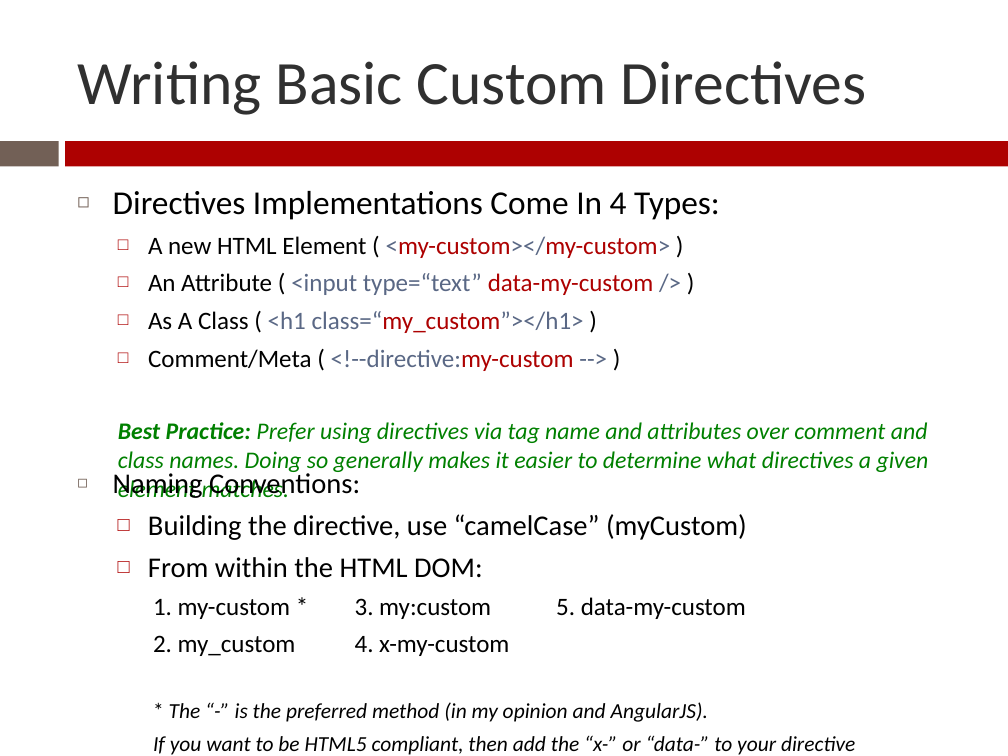
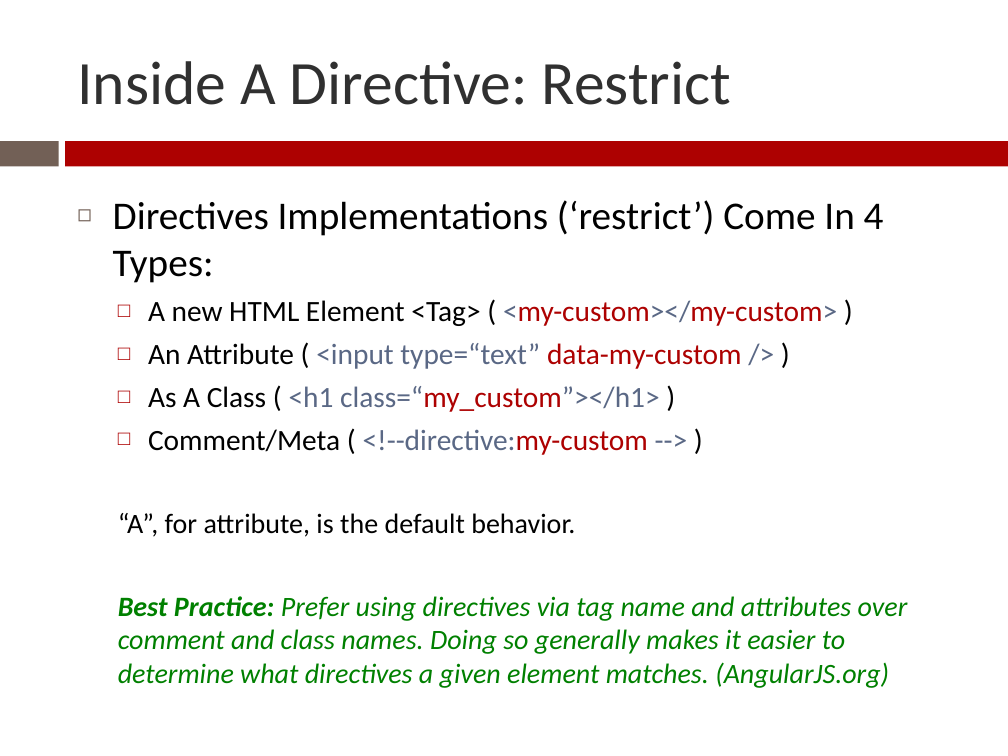
Before and after one commit to Zenitram-Oriaj/AngularJS_Directives, a slide deck: slide 11 of presentation/ajs_dir_presentation.pptx (slide 6 before the commit). Drawn at 1008x756 pixels with LibreOffice and Linux fonts; fonts in the diff are those of the drawing. Boxes give left, top, right and bottom in pixels: in the first picture for what was removed or moved away, otherwise in the second. Text is boxed around its words. In the diff, an @@ line names an element or a change of style, - is before the commit and + after.

```diff
--- a/presentation/ajs_dir_presentation.pptx
+++ b/presentation/ajs_dir_presentation.pptx
@@ title at box(77, 61, 731, 105): text changed @@
-Writing Basic Custom Directives
+Inside A Directive: Restrict
@@ text "Directives Implementations (‘restrict’) Come In ...": place and size @@
-text "Directives Implementations (‘restrict’) Come In ..." at box(113, 191, 929, 475)
+text "Directives Implementations (‘restrict’) Come In ..." at box(113, 200, 908, 688)
@@ text at box(113, 200, 884, 326): text changed; size 17.9 to 28 pt @@
-◻ Directives Implementations Come In 4 Types:
-  □ A new HTML Element ( <my-custom></my-custom> )
+◻ Directives Implementations (‘restrict’) Come In 4 Types:
+  □ A new HTML Element <Tag> ( <my-custom></my-custom> )
@@ text at box(148, 343, 742, 455): size 17.9 to 21 pt in "An Attribute ( <input type=“text” data-my-custom /> ...", "As A Class ( <h1 class=“my_custom”></h1> )", "Comment/Meta ( <!--directive:my-custom --> )" @@
@@ text removed at box(113, 469, 855, 755) @@
-◻ Naming Conventions:
-  □ Building the directive, use “camelCase” (myCustom)
-  □ From within the HTML DOM:
-    1. my-custom * 3. my:custom 5. data-my-custom
-    2. my_custom 4. x-my-custom
-    * The “-” is the preferred method (in my opinion and AngularJS).
-    If you want to be HTML5 compliant, then add the “x-” or “data-” to your directive
@@ text at box(118, 513, 908, 688): text changed; size 17 to 20 pt @@
-  Best Practice: Prefer using directives via tag name and attributes over comment and class names. Doing so generally makes it easier to determine what directives a given element matches.
+  “A”, for attribute, is the default behavior.
+  Best Practice: Prefer using directives via tag name and attributes over comment and class names. Doing so generally makes it easier to determine what directives a given element matches. (AngularJS.org)
```
Also in this commit, not shown: 5 other slides changed, 6 slides added, 1 slide removed, 1 other file.
